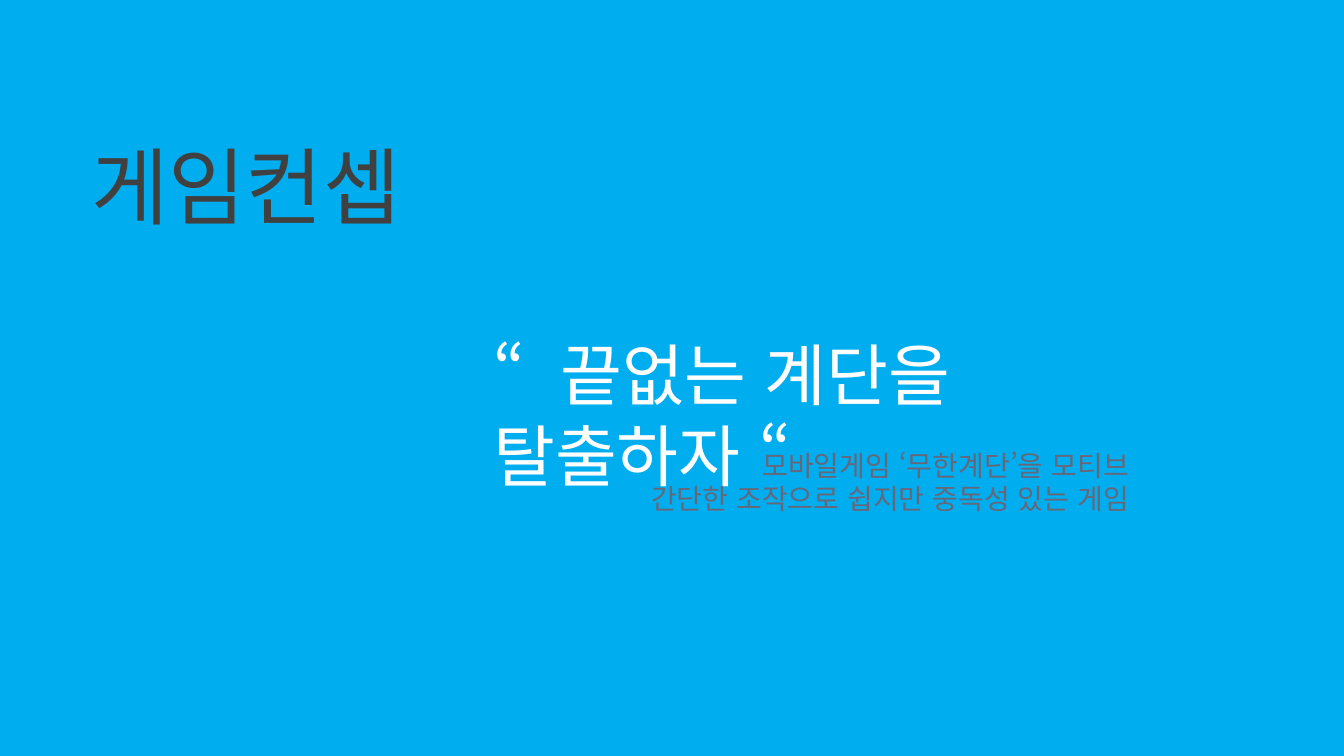
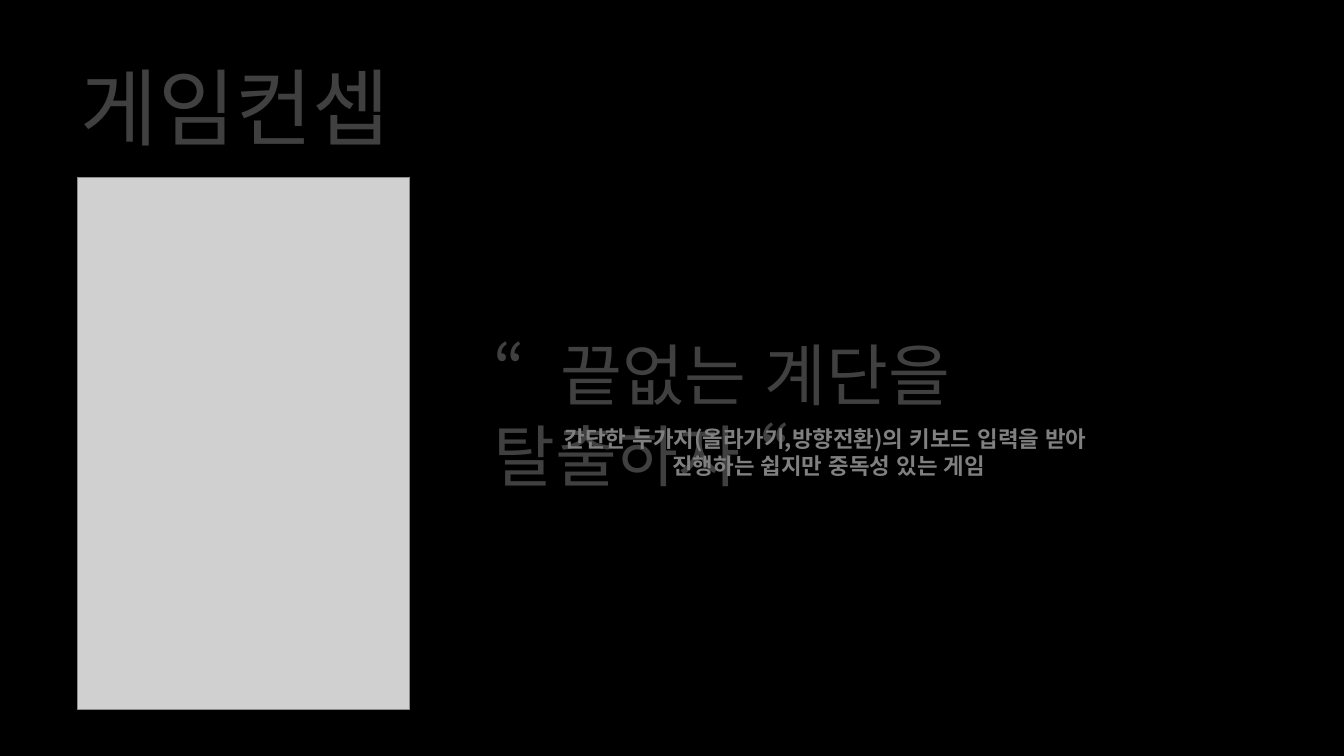
Before and after one commit to EomDongyeon/2DGP, a slide deck: slide 2 of 2차발표_2015180023엄동연.pptx (slide 3 before the commit). Drawn at 1344x756 pixels with LibreOffice and Linux fonts; fonts in the diff are those of the drawing; grey boxes stand for pictures; background and template pictures are left out. Boxes give left, top, right and bottom in pixels: in the first picture for what was removed or moved away, otherwise in the second. Text is boxed around its words. In the diff, an @@ line names an element or a change of style, - is before the commit and + after.

```diff
--- a/2차발표_2015180023엄동연.pptx
+++ b/2차발표_2015180023엄동연.pptx
@@ background #00AEEF to picture (left out) @@
@@ text "게임컨셉": place and size @@
-text "게임컨셉" at (91,148,400,225)
+text "게임컨셉" at (81,70,390,145)
@@ picture added at (78,177,410,710) @@
@@ text "“끝없는 계단을 탈출하자 “" at (493,345,950,486): text colour #FFFFFF to #404040 @@
@@ text at (565,425,1086,480): text changed; size 20 to 16 pt; text colour #67677A to #808080; bold on @@
-모바일게임 ‘무한계단’을 모티브
-간단한 조작으로 쉽지만 중독성 있는 게임
+간단한 두가지(올라가기,방향전환)의 키보드 입력을 받아
+진행하는 쉽지만 중독성 있는 게임
```
Also in this commit, not shown: 4 other slides changed, 1 slide added, 4 slides removed, 1 other file.
